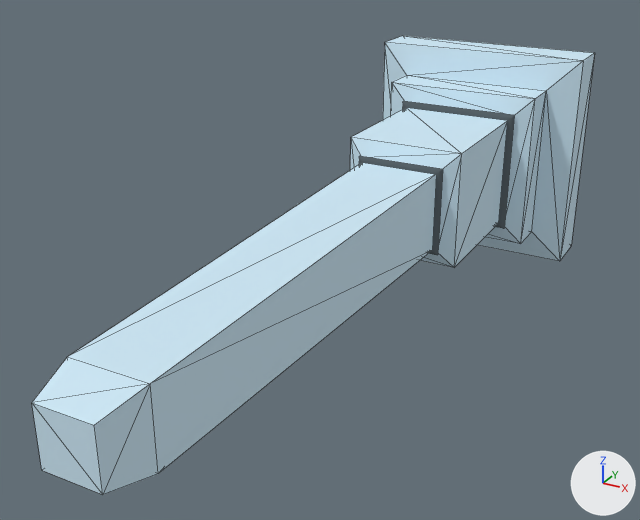
Two versions of the FBX model Unity Project/Giroux-CAP6117-SANC - crown/Assets/Models/LOD Headstones/PA-244-F.fbx, one commit apart.
One viewpoint serves both versions: a camera (50 mm lens) standing at (1.1, -3.41, 1.01) and looking at (-0.07, -1.27, -0.06). Every picture has the same lights, and +X, +Y and +Z are marked at lower right. The picture after the commit comes second. Mesh edges are drawn as thin lines. Objects named as collision shapes, trigger or cutter boxes, shadow casters or lower levels of detail are left out. Where no turn or scale is listed for an object, it has been applied to the vertices.

The first picture shows 'PA-244-F_LOD0'.
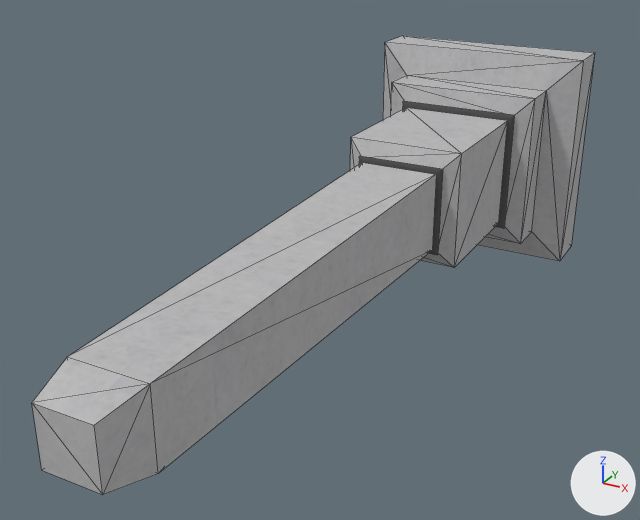
What differs and where, as boxes [x1, y1, x2, y2] in the pictures (640 x 520 px):
'PA-244-F_LOD0', surface changed: [32, 36, 595, 495] in both

What changed in the scene script:
```text
Add img_a_244_f_png:
    img_a_244_f_png = load_image('A-244-F.png', '../../Materials/LOD Headstone Mats/A-244-F.png', 1024, 1024, 'sRGB')
Change mat_0_615686_0_811765_0_929412_0_000000_0_114:
    remove mat_0_615686_0_811765_0_929412_0_000000_0_114.base_color = (0.616, 0.812, 0.929)  # blue #cee9f7
    add mat_0_615686_0_811765_0_929412_0_000000_0_114.texture = img_a_244_f_png
    mat_0_615686_0_811765_0_929412_0_000000_0_114.roughness: 1.0 -> 0.859
```
